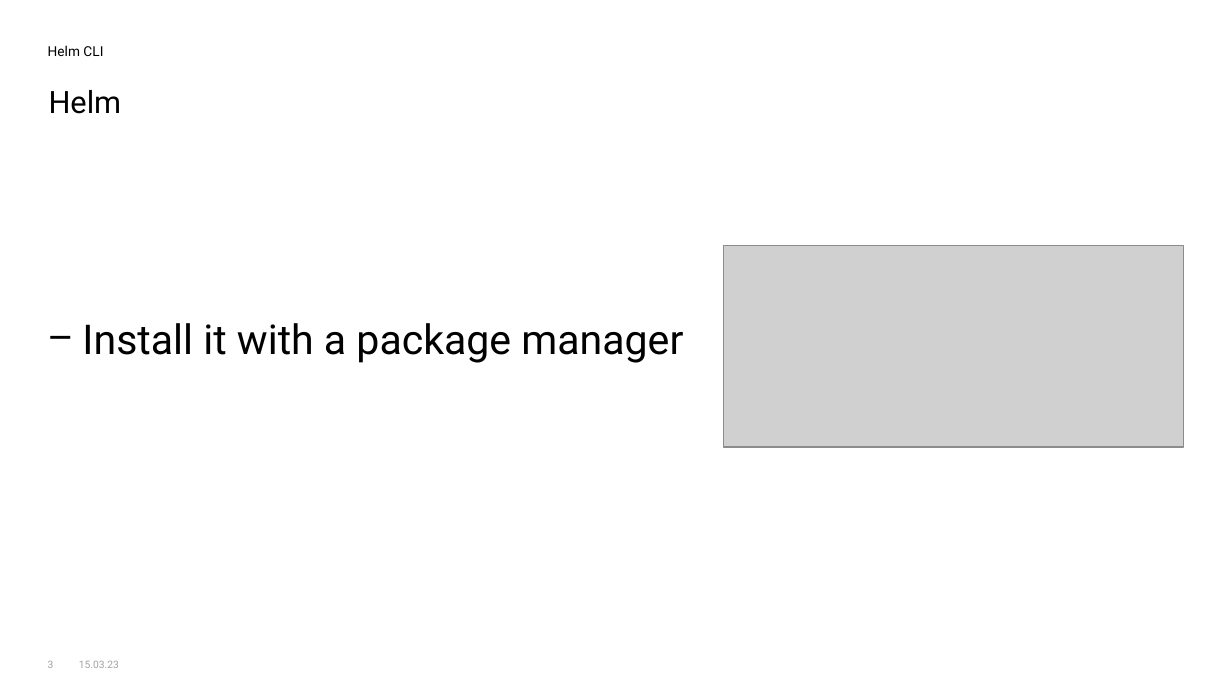
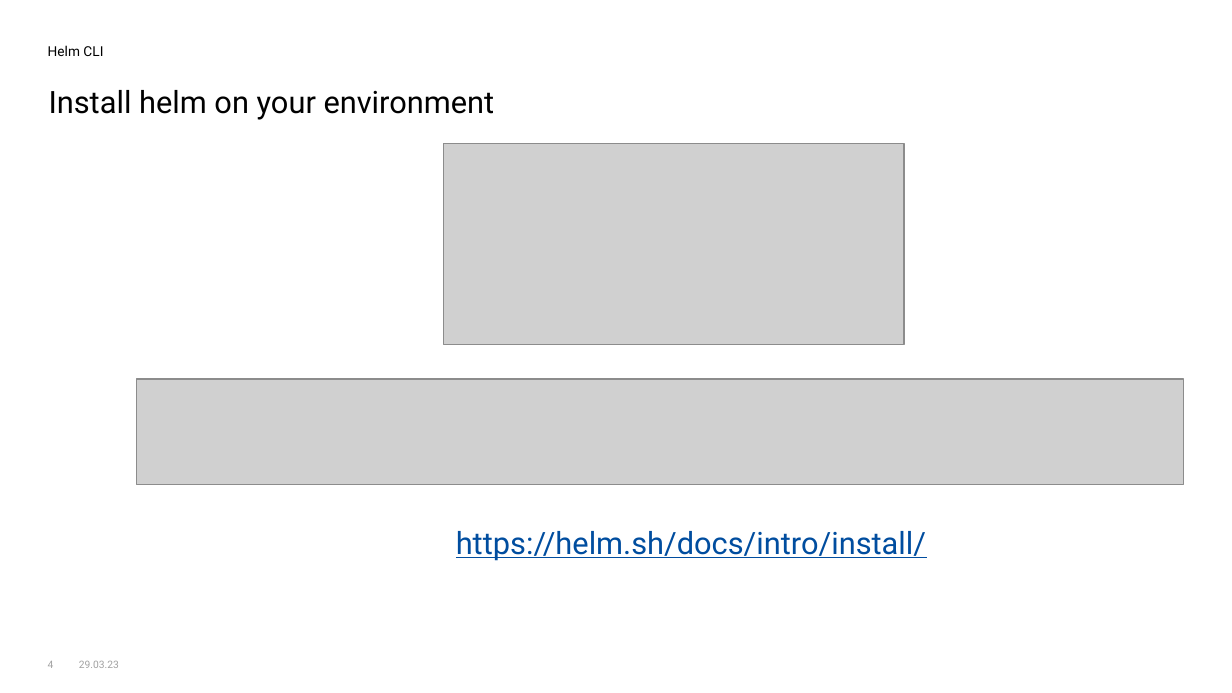
Before and after one commit to Hassel93/helm_course, a slide deck: slide 4 of presentations/01_04_Helm_Cli.pptx (slide 3 before the commit). Drawn at 1232x693 pixels with LibreOffice and Linux fonts; fonts in the diff are those of the drawing; grey boxes stand for pictures; background and template pictures are left out. Boxes give left, top, right and bottom in pixels: in the first picture for what was removed or moved away, otherwise in the second. Text is boxed around its words. In the diff, an @@ line names an element or a change of style, - is before the commit and + after.

```diff
--- a/presentations/01_04_Helm_Cli.pptx
+++ b/presentations/01_04_Helm_Cli.pptx
@@ title at (x1=49, y1=90, x2=495, y2=120): text changed @@
-Helm
+Install helm on your environment
@@ picture moved from (x1=723, y1=246, x2=1184, y2=447) to (x1=444, y1=143, x2=904, y2=344) @@
@@ text removed at (x1=82, y1=323, x2=683, y2=363) @@
-− Install it with a package manager
@@ picture added at (x1=137, y1=379, x2=1184, y2=485) @@
@@ text added at (x1=456, y1=531, x2=926, y2=561), 18 pt, text #004D9F, underline @@
+https://helm.sh/docs/intro/install/
@@ page number at (x1=48, y1=661, x2=54, y2=668): text changed @@
-3
+4
@@ text at (x1=79, y1=661, x2=119, y2=668): text changed @@
-15.03.23
+29.03.23
```
Also in this commit, not shown: 3 other slides changed, 12 slides added, 38 other files.
